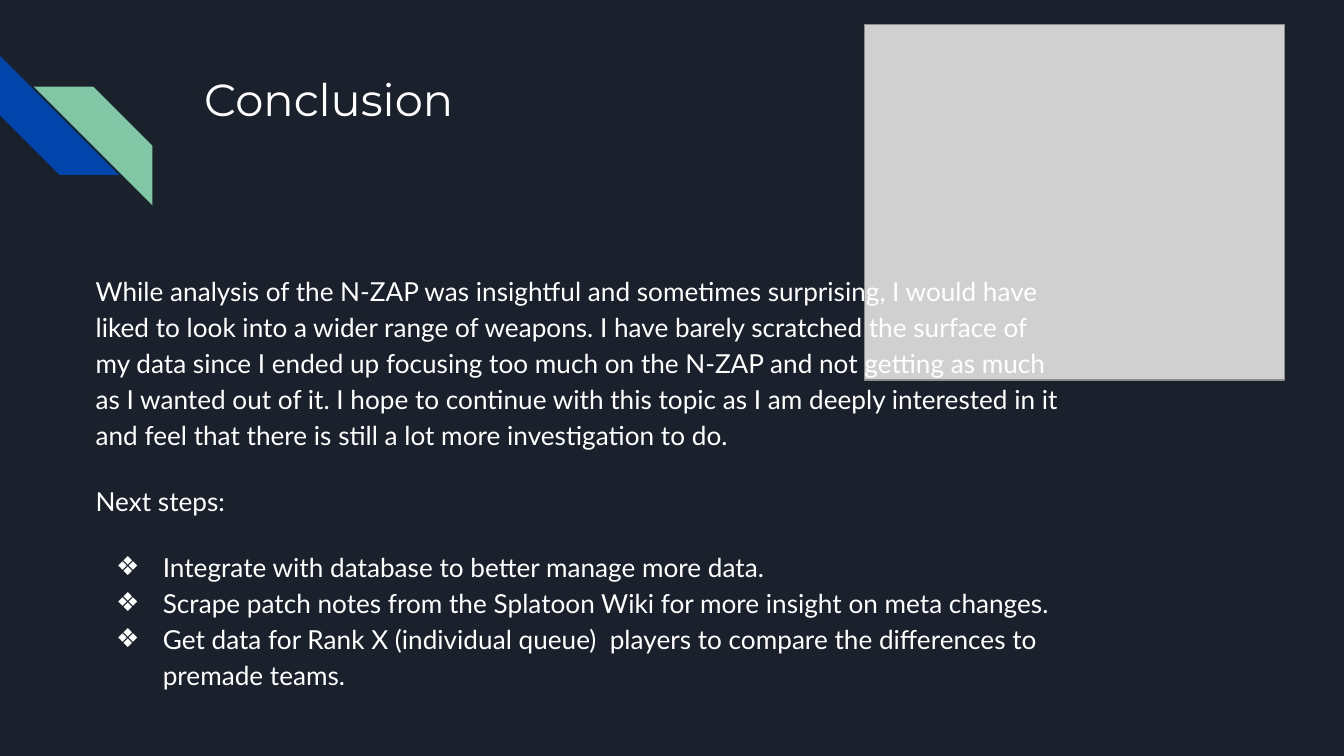
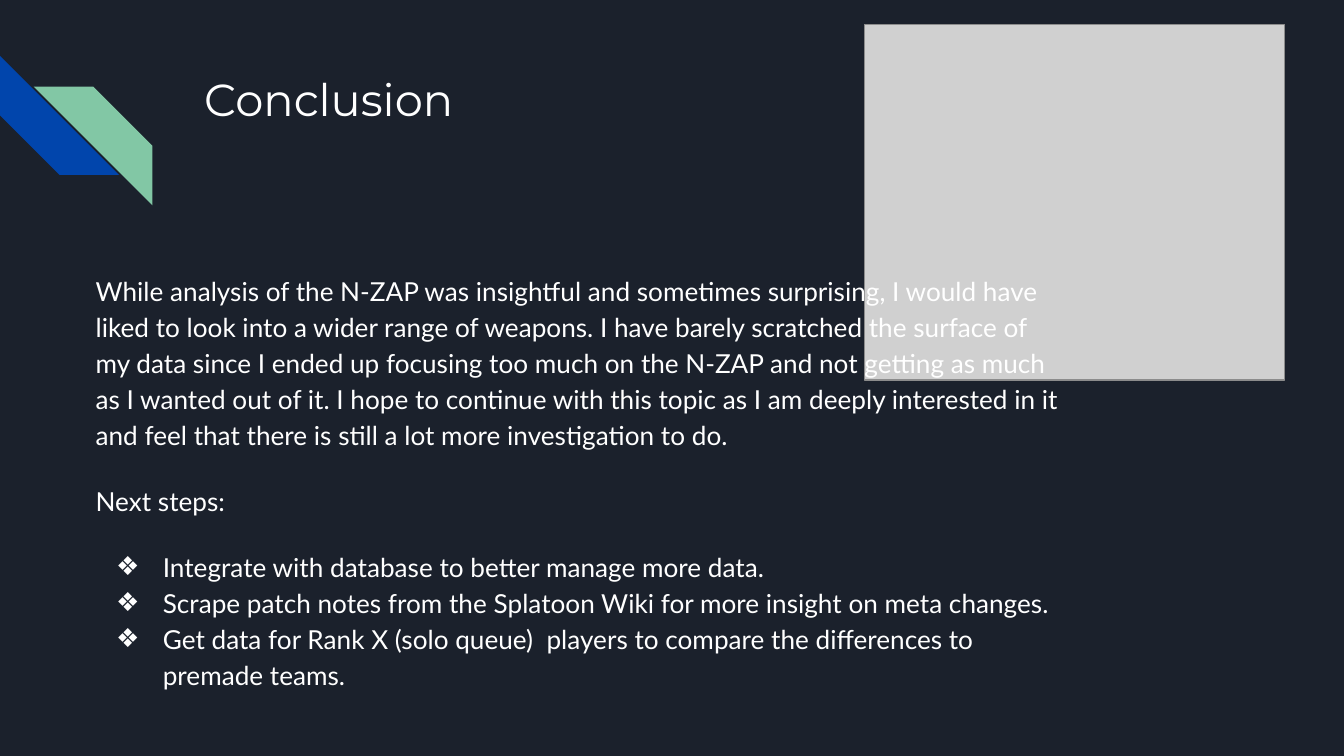
Before and after one commit to Rokushou/Splatoon2_Meta_EDA, a slide deck: slide 6 of Splatoon 2 Presentation.pptx. Drawn at 1344x756 pixels with LibreOffice and Linux fonts; fonts in the diff are those of the drawing; grey boxes stand for pictures. Boxes give left, top, right and bottom in pixels: in the first picture for what was removed or moved away, otherwise in the second. Text is boxed around its words. In the diff, an @@ line names an element or a change of style, - is before the commit and + after.

```diff
--- a/Splatoon 2 Presentation.pptx
+++ b/Splatoon 2 Presentation.pptx
@@ text at (163, 629, 973, 689): text changed @@
-❖ Get data for Rank X (individual queue) players to compare the differences to premade teams.
+❖ Get data for Rank X (solo queue) players to compare the differences to premade teams.
```
Also in this commit, not shown: 1 other slide changed.
